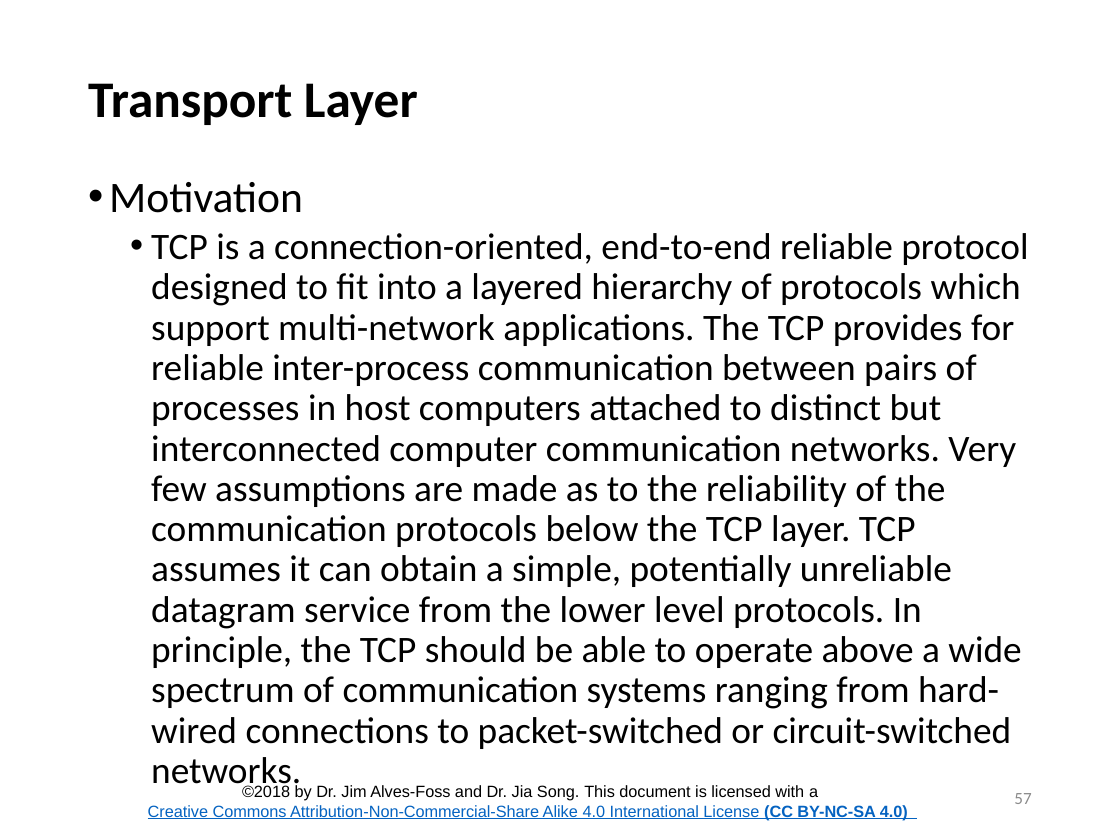
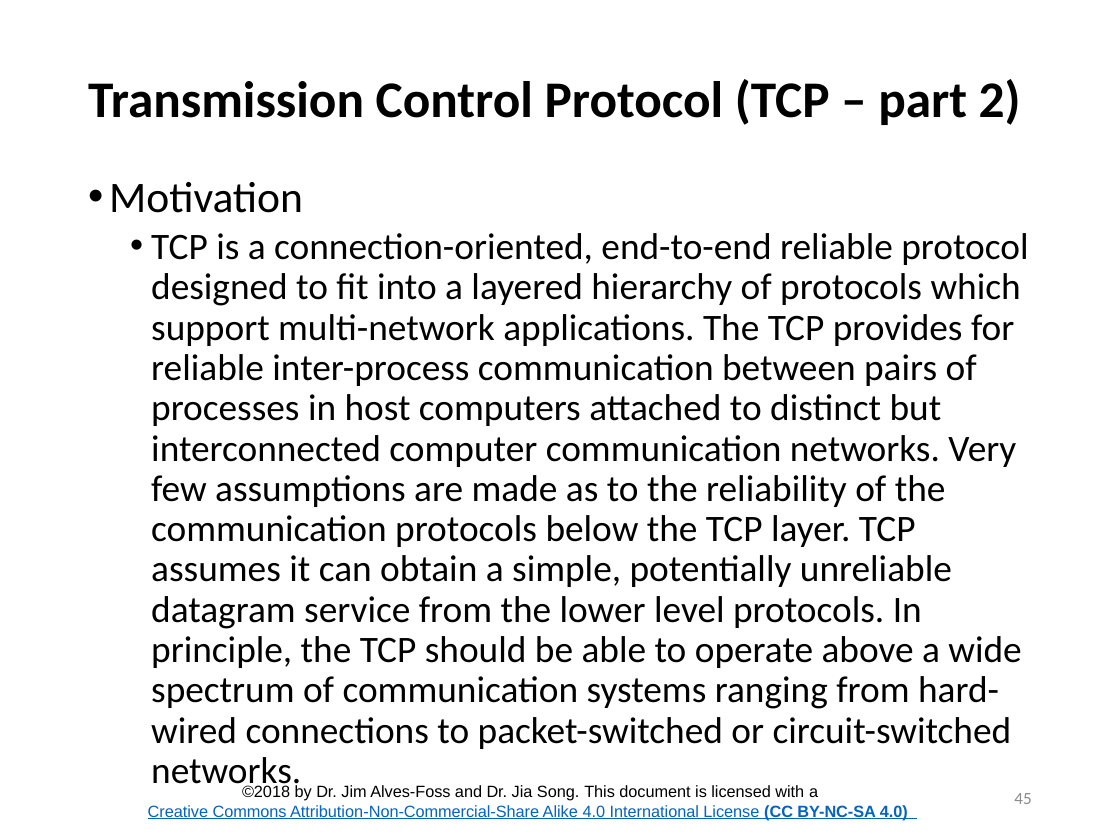
Before and after one commit to CenterForSecureAndDependableSystems/Teaching-Materials, a slide deck: slide 45 of Network-Security/Module_1 Internetworking/Lesson_2_Internetworking.pptx (slide 57 before the commit). Drawn at 1120x840 pixels with LibreOffice and Linux fonts; fonts in the diff are those of the drawing; background and template pictures are left out. Boxes give left, top, right and bottom in pixels: in the first picture for what was removed or moved away, otherwise in the second. Text is boxed around its words. In the diff, an @@ line names an element or a change of style, - is before the commit and + after.

```diff
--- a/Network-Security/Module_1 Internetworking/Lesson_2_Internetworking.pptx
+++ b/Network-Security/Module_1 Internetworking/Lesson_2_Internetworking.pptx
@@ title at <box>88,79,1021,125</box>: text changed @@
-Transport Layer
+Transmission Control Protocol (TCP – part 2)
@@ page number at <box>1014,793,1031,804</box>: text changed @@
-57
+45
```
Also in this commit, not shown: 60 other slides changed, 12 slides removed, 4 other files.
